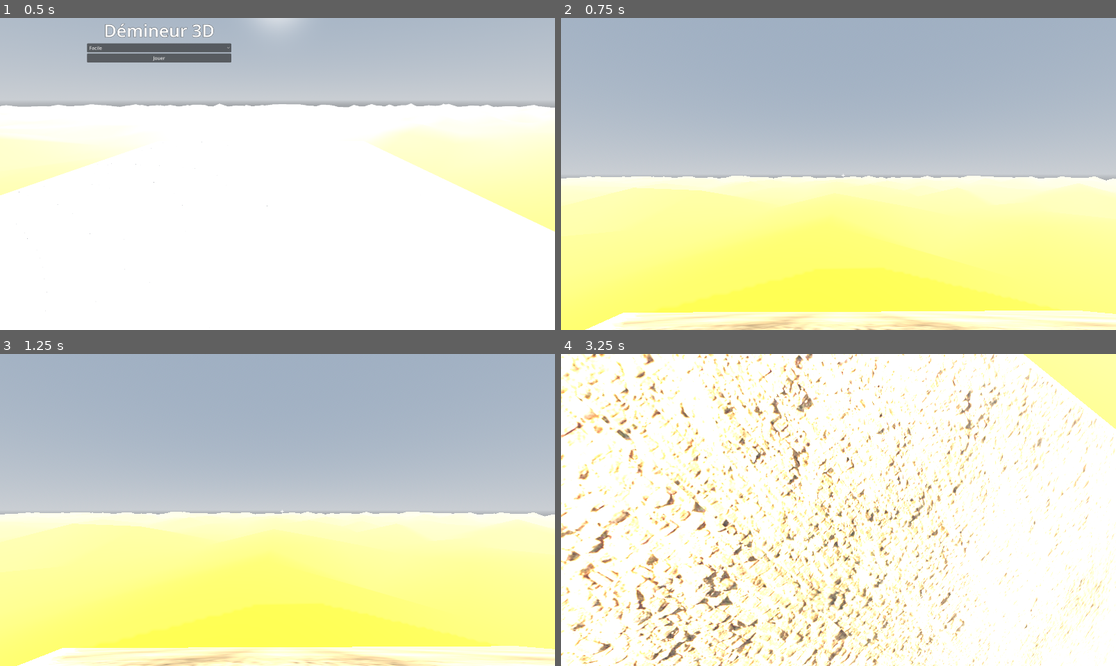
Above: before the commit, frames 1-4 (two rows, left to right).
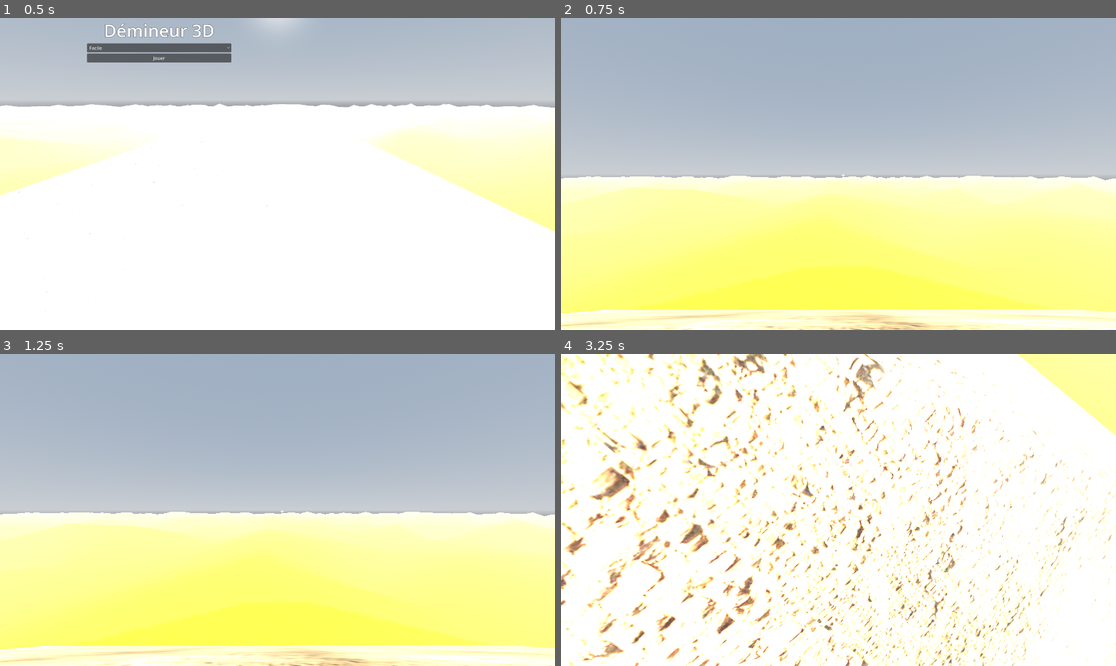
Above: after the commit, the same moments.

Repository: elebras1/Demineur3D
Game: Godot game, scene res://main_menu/main_menu.tscn
Same seed, same stepped clock (60 frames per second), same inputs: the game is played once before the commit and once after it.
Inputs (mouse positions are in pixels of both pictures, inside the frame that each line leads up to):
- Up to frame 1 (0.5 s): no input
- Up to frame 2 (0.75 s): click "Jouer" at 0.5 s
- Up to frame 3 (1.25 s): no input
- Up to frame 4 (3.25 s): tap Enter at 1.25 s; move the mouse to (866, 510) at 1.27 s; hold D 1.28-2.03 s; hold Z 1.28-2.03 s; click (866, 510) at 1.42 s; tap Space at 1.52, 2.27 s; move the mouse to (810, 510) at 2.02 s; hold S 2.03-2.78 s; tap Q at 2.1 s; move the mouse to (849, 503) at 2.77 s; hold D from 2.78 s (still down); hold Z from 2.78 s (still down)

Frame 1 is identical in both runs. In frame 2, 3.5% of the frame differs, in the area x 0-100%, y 50-100%; in frame 3, 3.6%; in frame 4, 38%, in the area x 0-100%, y 0-100%.

Commit message:
Adjust Y position of top_collision in create_collision
Changed the Y position of top_collision from 0.1 to -5 in the create_collision function to modify the placement of the collision shape. This may be to correct alignment or address collision detection issues.

Diff:
--- a/pyramid.gd
+++ b/pyramid.gd
@@ -102,7 +102,7 @@
 	var top_depth_val = grid_height * cell_size
 	top_shape.size = Vector3(top_width_val + 1.0, 0.2, top_depth_val + 1.0)
 	top_collision.shape = top_shape
-	top_collision.position = Vector3(top_width_val / 2.0 - 0.5, 0.1, top_depth_val / 2.0 - 0.5)
+	top_collision.position = Vector3(top_width_val / 2.0 - 0.5, -5, top_depth_val / 2.0 - 0.5)
 	body.add_child(top_collision)
 
 	# Pour les faces inclinées, utiliser des ConvexPolygonShape
